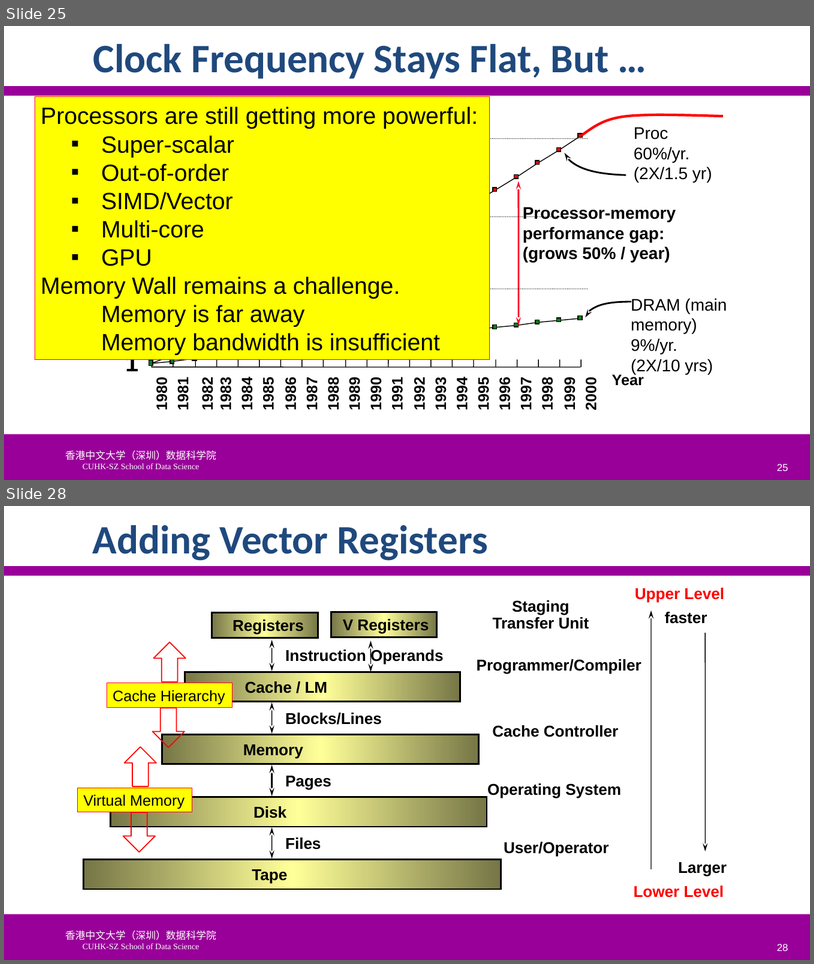
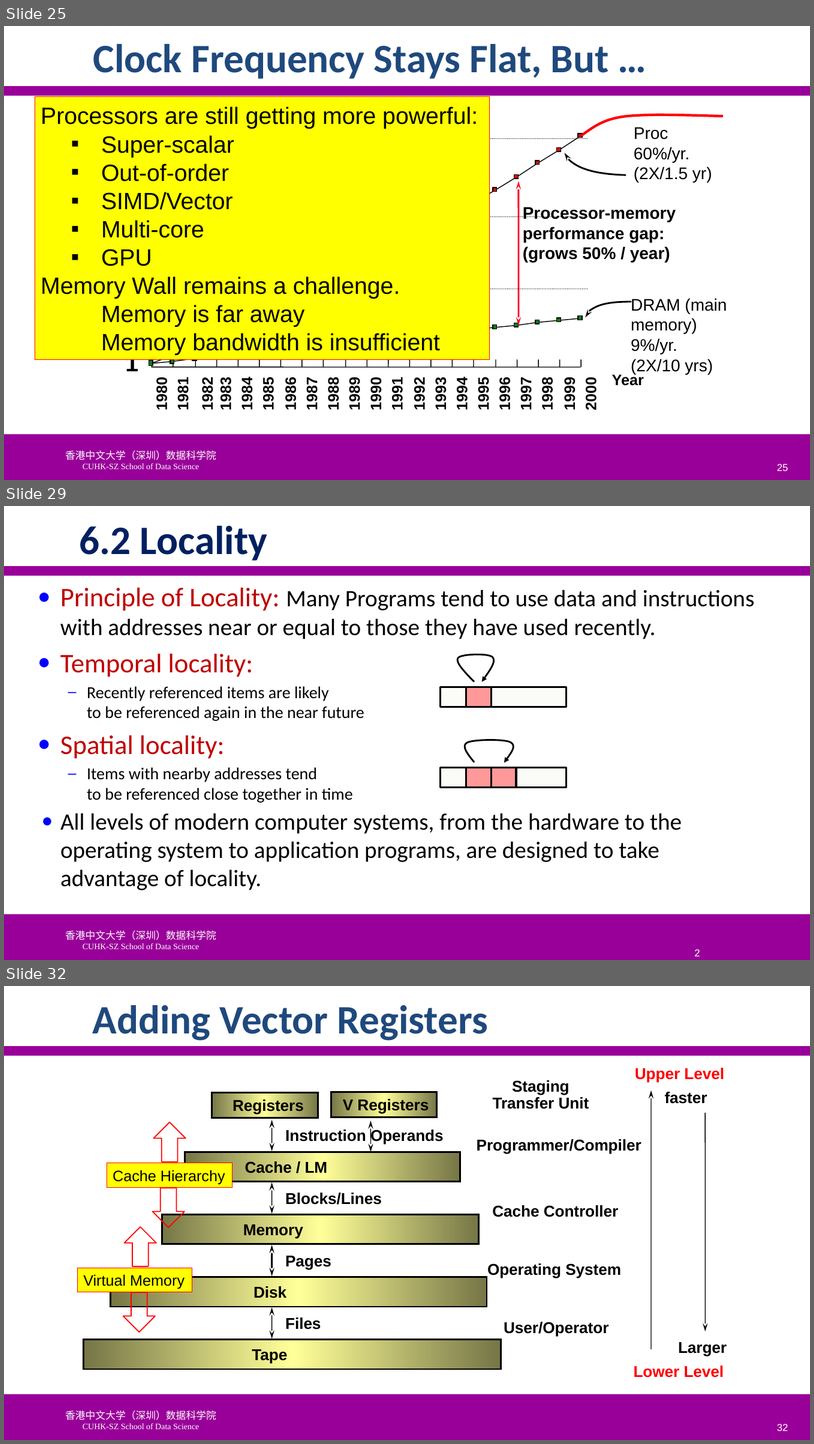
Before and after one commit to SUNCHAOYI923/CMU_CSAPP, a slide deck: slide/CA3060-6-MemHierarchy.pptx. Shown one above the other, each under a label of ours: slides 25 and 28 before the commit, slides 25, 29 and 32 after it; the slides between them are not shown. The pictures are 814x964 and 814x1444 pixels, drawn with LibreOffice and Linux fonts; fonts in the diff are those of the drawing; background and template pictures are left out. Boxes give left, top, right and bottom in pixels: in the first picture for what was removed or moved away, otherwise in the second. Text is boxed around its words. In the diff, an @@ line names an element or a change of style, - is before the commit and + after.

```diff
--- a/slide/CA3060-6-MemHierarchy.pptx
+++ b/slide/CA3060-6-MemHierarchy.pptx
@@ slide 29 added at (x1=4, y1=506, x2=810, y2=960), background #FFFFFF; not listed: 3 template elements that a slide beside it also shows @@
@@ title added at (x1=80, y1=526, x2=267, y2=561), 48 pt, text #002060, bold @@
+6.2 Locality
@@ text added at (x1=60, y1=588, x2=755, y2=890), 28 pt, text #000000 @@
+● Principle of Locality: Many Programs tend to use data and instructions with addresses near or equal to those they have used recently.
+● Temporal locality:
+  – Recently referenced items are likely
+    to be referenced again in the near future
+● Spatial locality:
+  – Items with nearby addresses tend
+    to be referenced close together in time
+● All levels of modern computer systems, from the hardware to the operating system to application programs, are designed to take advantage of locality.
@@ freeform shape added at (x1=458, y1=654, x2=494, y2=681), outline #000000 2 pt @@
@@ rectangle added at (x1=441, y1=687, x2=567, y2=707), fill #FBFCF8, outline #000000 2.25 pt @@
@@ rectangle added at (x1=467, y1=687, x2=492, y2=707), fill #FF9999, outline #000000 2.25 pt @@
@@ freeform shape added at (x1=465, y1=739, x2=513, y2=762), outline #000000 2 pt @@
@@ rectangle added at (x1=441, y1=768, x2=567, y2=787), fill #FBFCF8, outline #000000 2.25 pt @@
@@ rectangle added at (x1=467, y1=768, x2=492, y2=787), fill #FF9999, outline #000000 2.25 pt @@
@@ rectangle added at (x1=492, y1=768, x2=517, y2=787), fill #FF9999, outline #000000 2.25 pt @@
@@ page number added at (x1=689, y1=943, x2=704, y2=958), 12 pt, text #FFFFFF @@
+29
@@ what was slide 28 is now slide 32 @@
@@ page number at (x1=777, y1=1423, x2=789, y2=1431): text changed @@
-28
+32
```
Also in this commit, not shown: 9 slides changed, 3 other slides added, 2 slides removed, 31 other files.
